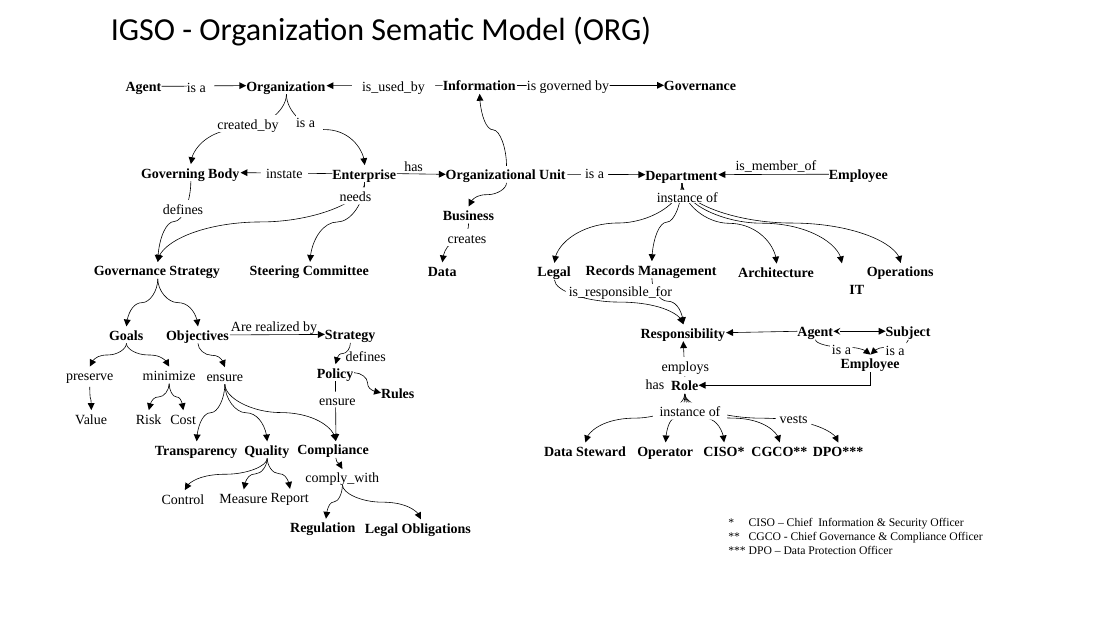
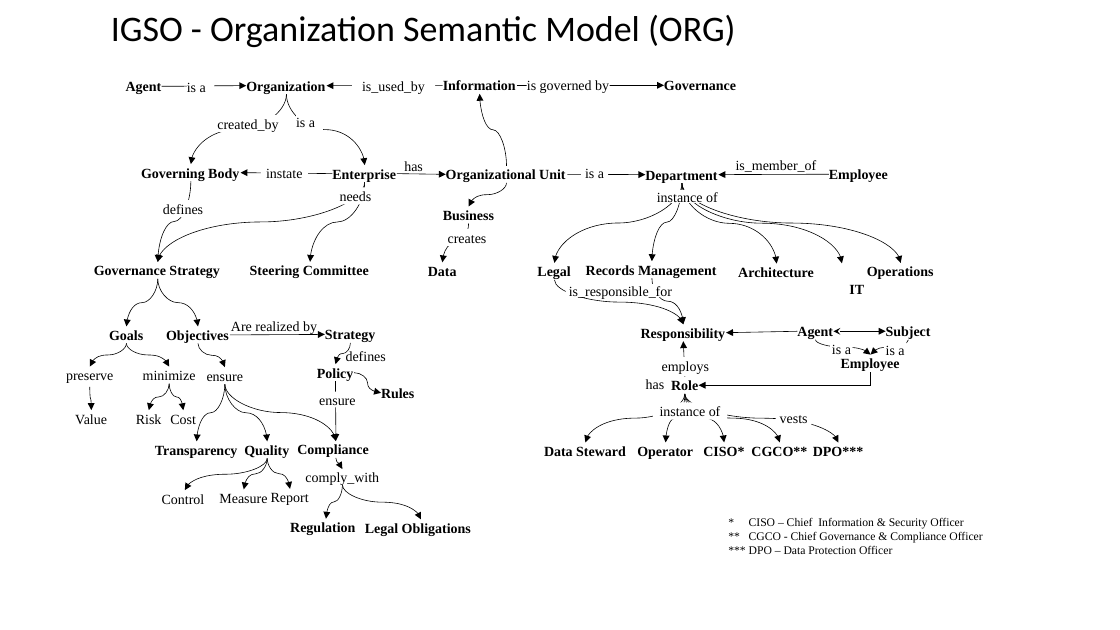
Before and after one commit to alphaOmegaOnGithub/igsonto, a slide deck: slide 2 of ppt/IGSO-Frameworksv0.9.pptx. Drawn at 1120x630 pixels with LibreOffice and Linux fonts; fonts in the diff are those of the drawing. Boxes give left, top, right and bottom in pixels: in the first picture for what was removed or moved away, otherwise in the second. Text is boxed around its words. In the diff, an @@ line names an element or a change of style, - is before the commit and + after.

```diff
--- a/ppt/IGSO-Frameworksv0.9.pptx
+++ b/ppt/IGSO-Frameworksv0.9.pptx
@@ text at [111, 15, 735, 47]: text changed; size 27.5 to 30.8 pt @@
-IGSO - Organization Sematic Model (ORG)
+IGSO - Organization Semantic Model (ORG)
```
Also in this commit, not shown: 6 other slides changed, 13 other files.
